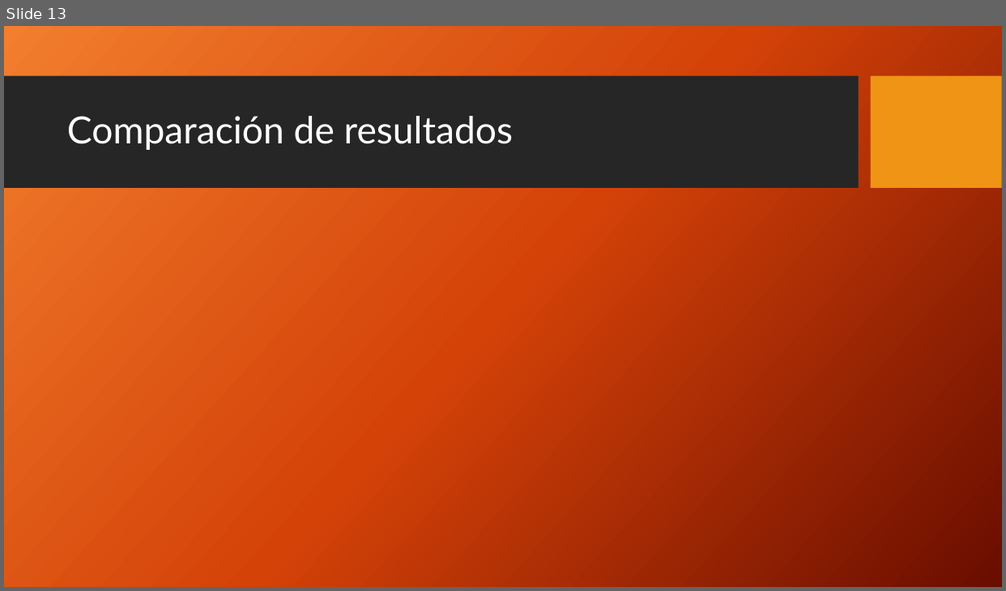
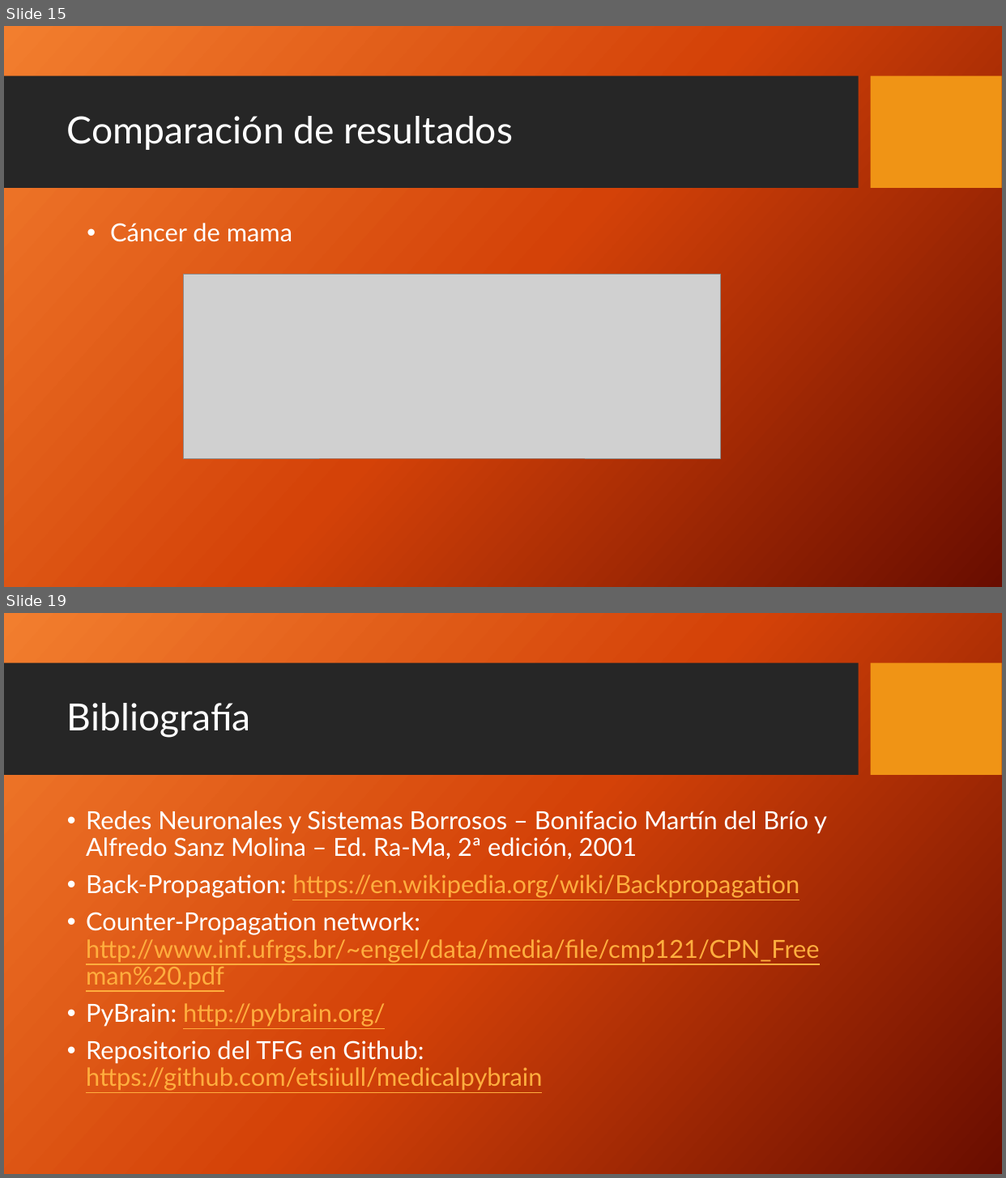
Before and after one commit to etsiiull/medicalpybrain, a slide deck: Informes/[Presentación]Detección de cáncer mediante redes neuronales artificiales.pptx. Shown one above the other, each under a label of ours: slide 13 before the commit, slides 15 and 19 after it; the slides between them are not shown. The pictures are 1006x591 and 1006x1178 pixels, drawn with LibreOffice and Linux fonts; fonts in the diff are those of the drawing; grey boxes stand for pictures; background and template pictures are left out. Boxes give left, top, right and bottom in pixels: in the first picture for what was removed or moved away, otherwise in the second. Text is boxed around its words. In the diff, an @@ line names an element or a change of style, - is before the commit and + after.

```diff
--- a/Informes/[Presentación]Detección de cáncer mediante redes neuronales artificiales.pptx
+++ b/Informes/[Presentación]Detección de cáncer mediante redes neuronales artificiales.pptx
@@ slide 19 added at bbox=[4, 613, 1002, 1174], background picture (left out); not listed: 2 template elements that a slide beside it also shows @@
@@ title added at bbox=[67, 703, 251, 738], 36 pt, text #FFFFFF @@
+Bibliografía
@@ text added at bbox=[86, 811, 827, 1091], 24 pt, text #FFAE3E, underline @@
+• Redes Neuronales y Sistemas Borrosos – Bonifacio Martín del Brío y
+  Alfredo Sanz Molina – Ed. Ra-Ma, 2ª edición, 2001
+• Back-Propagation: https://en.wikipedia.org/wiki/Backpropagation
+• Counter-Propagation network:
+  http://www.inf.ufrgs.br/~engel/data/media/file/cmp121/CPN_Freeman%20.pdf
+• PyBrain: http://pybrain.org/
+• Repositorio del TFG en Github:
+  https://github.com/etsiiull/medicalpybrain
@@ what was slide 13 is now slide 15 @@
@@ slide 15 changed as well @@
@@ text added at bbox=[110, 223, 292, 242], 24 pt, text #FFFFFF @@
+• Cáncer de mama
@@ picture added at bbox=[184, 275, 720, 459] @@
```
Also in this commit, not shown: 11 other slides changed, 6 other slides added, 1 slide removed.
